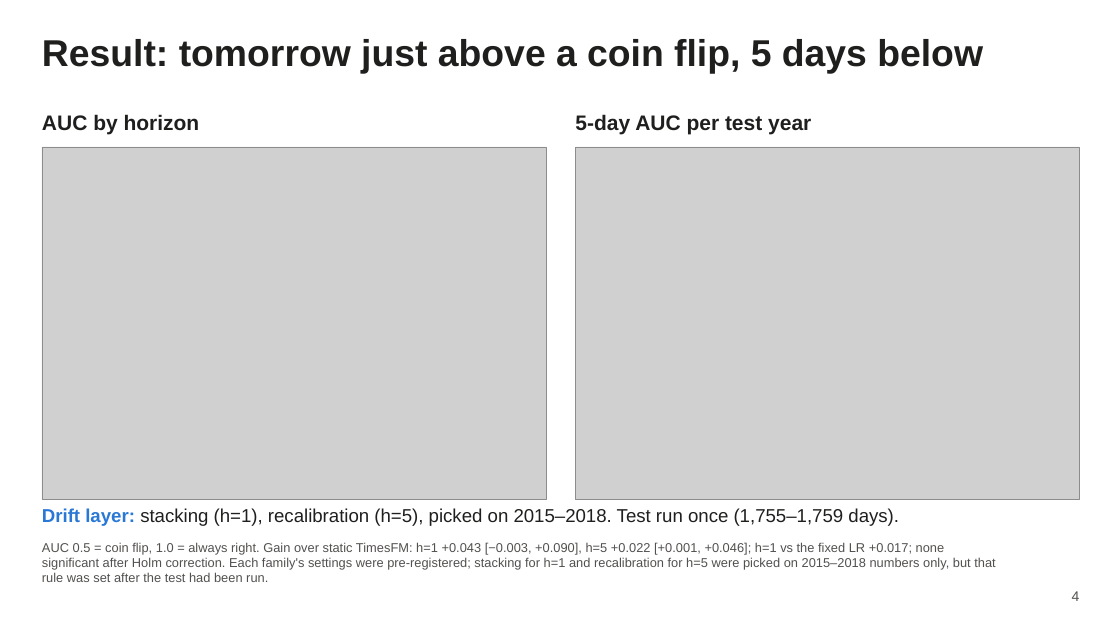
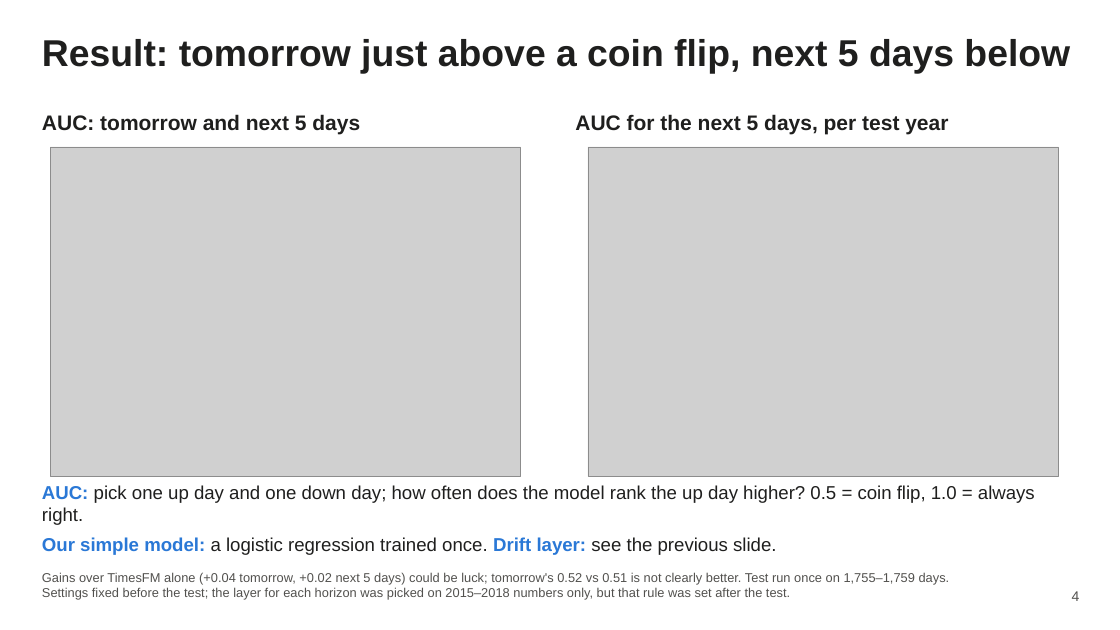
Before and after one commit to AmauryJayr/Predicting-SP500, a slide deck: slide 4 of timesfm3_experiment/slides/timesfm3_slides.pptx. Drawn at 1120x630 pixels with LibreOffice and Linux fonts; fonts in the diff are those of the drawing; grey boxes stand for pictures. Boxes give left, top, right and bottom in pixels: in the first picture for what was removed or moved away, otherwise in the second. Text is boxed around its words. In the diff, an @@ line names an element or a change of style, - is before the commit and + after.

```diff
--- a/timesfm3_experiment/slides/timesfm3_slides.pptx
+++ b/timesfm3_experiment/slides/timesfm3_slides.pptx
@@ text at (42,39,1070,74): text changed @@
-Result: tomorrow just above a coin flip, 5 days below
+Result: tomorrow just above a coin flip, next 5 days below
@@ text at (42,114,360,134): text changed @@
-AUC by horizon
+AUC: tomorrow and next 5 days
@@ text at (575,114,948,134): text changed @@
-5-day AUC per test year
+AUC for the next 5 days, per test year
@@ picture: place and size @@
-picture at (42,147,546,500)
+picture at (50,147,521,476)
@@ picture: place and size @@
-picture at (576,147,1080,500)
+picture at (588,147,1059,476)
@@ text at (42,485,1035,525): text changed @@
-Drift layer: stacking (h=1), recalibration (h=5), picked on 2015–2018. Test run once (1,755–1,759 days).
+AUC: pick one up day and one down day; how often does the model rank the up day higher? 0.5 = coin flip, 1.0 = always right.
@@ text at (42,537,776,555): text changed; size 11 to 16 pt; text colour #52514E to #1F1F1E @@
-AUC 0.5 = coin flip, 1.0 = always right. Gain over static TimesFM: h=1 +0.043 [−0.003, +0.090], h=5 +0.022 [+0.001, +0.046]; h=1 vs the fixed LR +0.017; none significant after Holm correction. Each family's settings were pre-registered; stacking for h=1 and recalibration for h=5 were picked on 2015–2018 numbers only, but that rule was set after the test had been run.
+Our simple model: a logistic regression trained once. Drift layer: see the previous slide.
@@ text added at (42,572,950,600), 11 pt, text #52514E @@
+Gains over TimesFM alone (+0.04 tomorrow, +0.02 next 5 days) could be luck; tomorrow's 0.52 vs 0.51 is not clearly better. Test run once on 1,755–1,759 days. Settings fixed before the test; the layer for each horizon was picked on 2015–2018 numbers only, but that rule was set after the test.
```
Also in this commit, not shown: 16 other slides changed, 41 other files.
